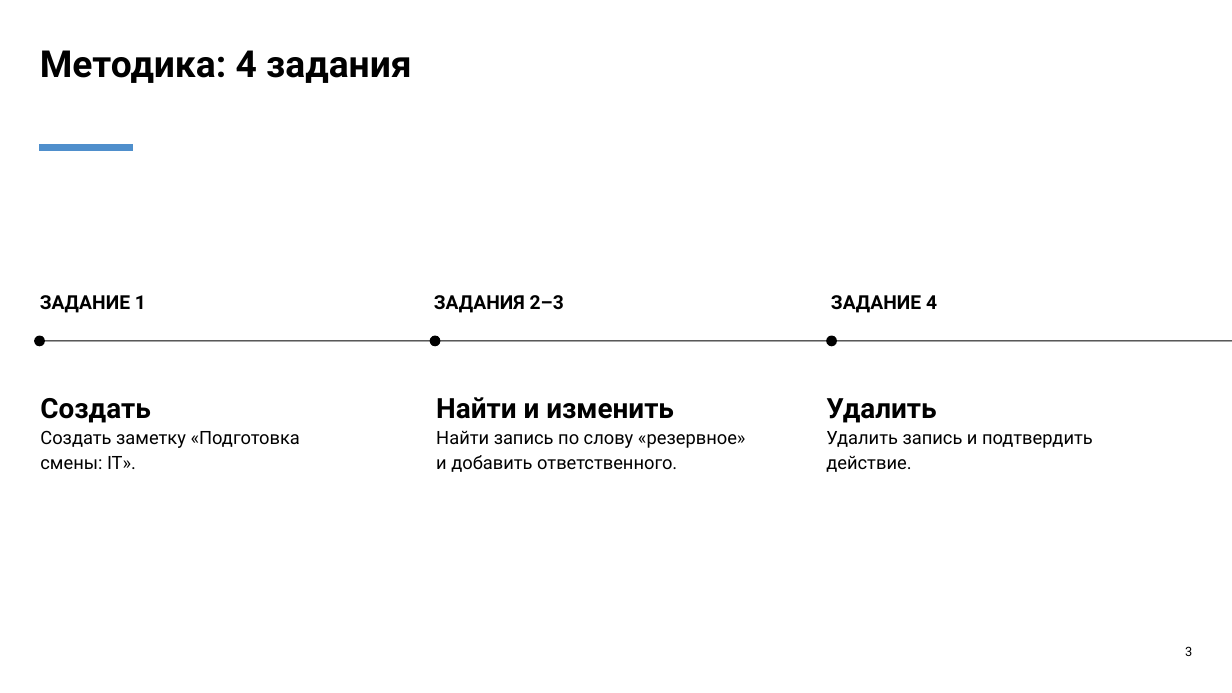
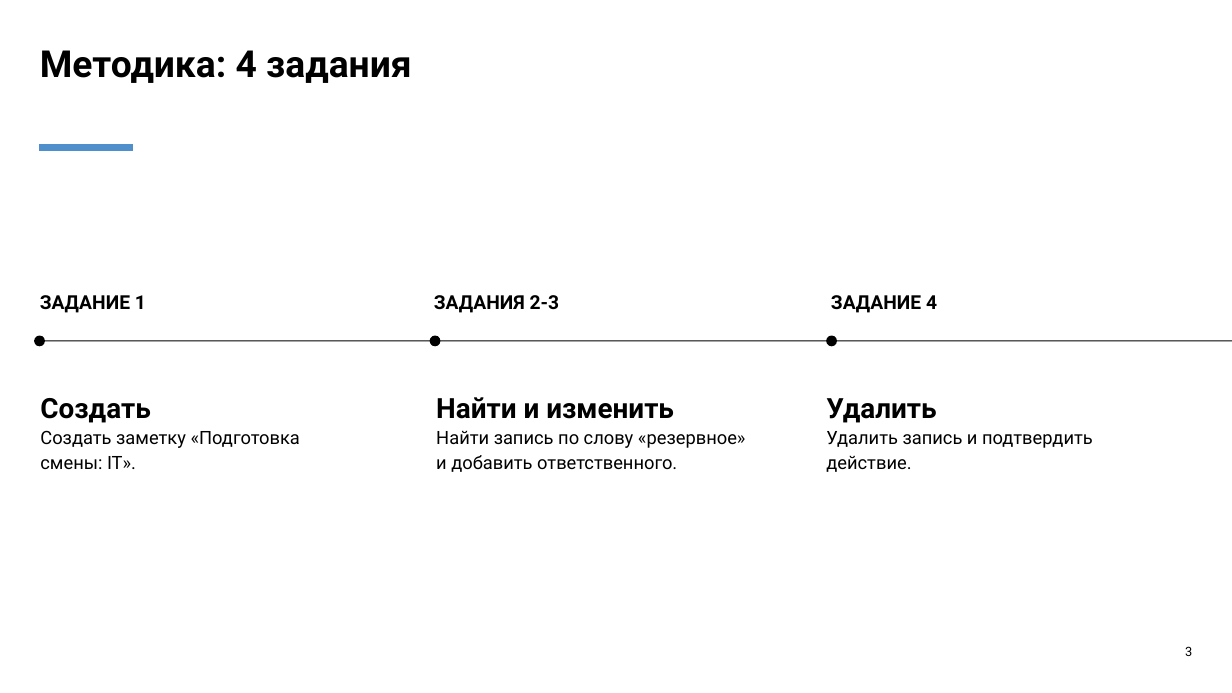
Before and after one commit to lattelix/druzhba-notes-practice, a slide deck: slide 3 of materials/ПП1_Презентация_кейс_5_Дружба_Notes.pptx. Drawn at 1232x693 pixels with LibreOffice and Linux fonts; fonts in the diff are those of the drawing. Boxes give left, top, right and bottom in pixels: in the first picture for what was removed or moved away, otherwise in the second. Text is boxed around its words. In the diff, an @@ line names an element or a change of style, - is before the commit and + after.

```diff
--- a/materials/ПП1_Презентация_кейс_5_Дружба_Notes.pptx
+++ b/materials/ПП1_Презентация_кейс_5_Дружба_Notes.pptx
@@ text at bbox=[434, 295, 560, 313]: text changed @@
-ЗАДАНИЯ 2–3
+ЗАДАНИЯ 2-3
```
Also in this commit, not shown: 4 other slides changed, 2 other files.
